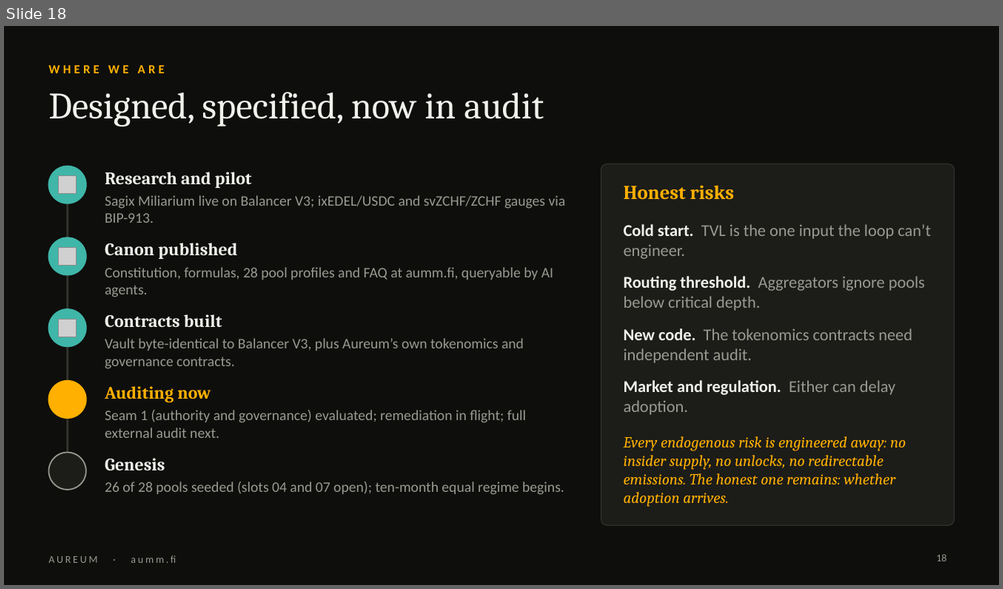
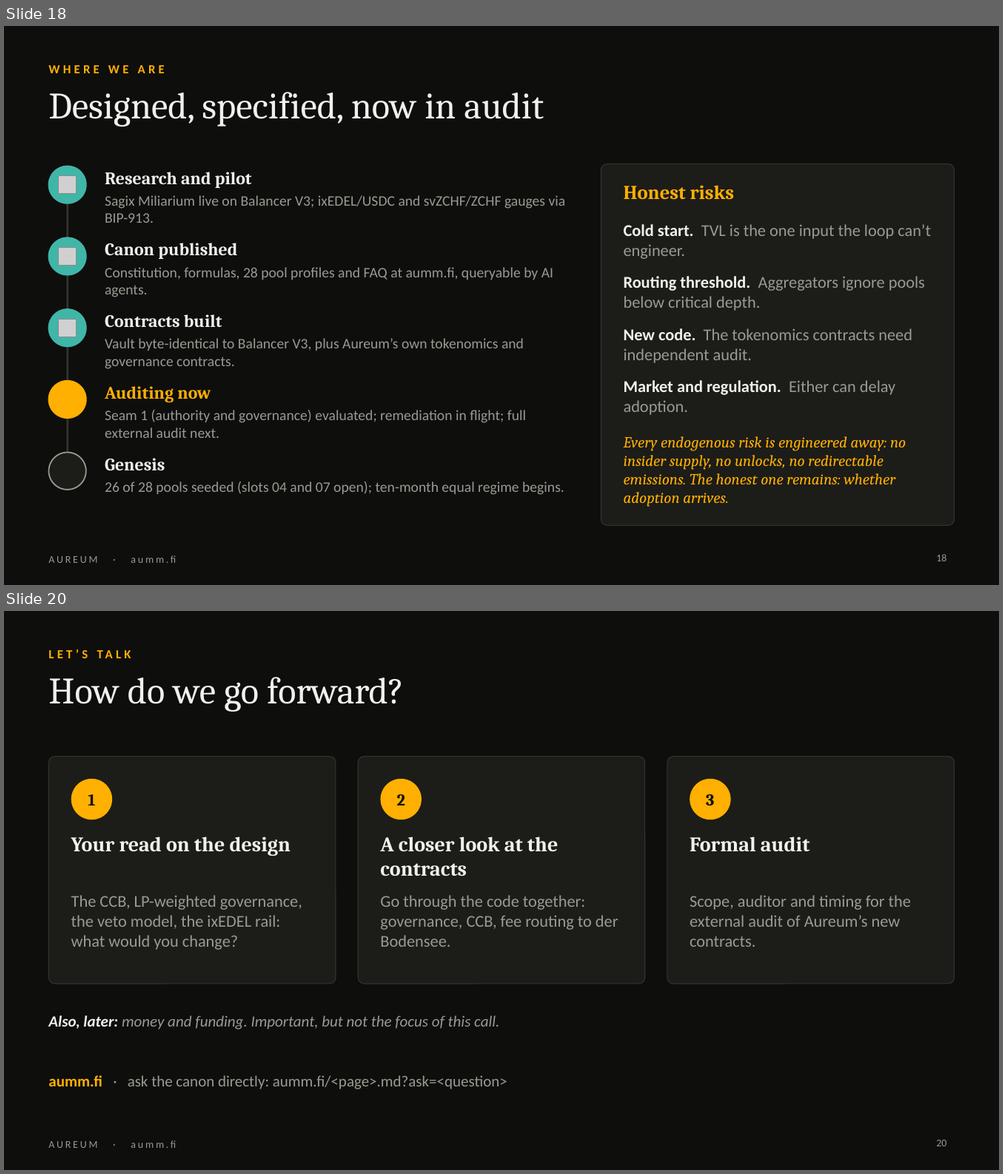
Before and after one commit to aummfi-bit/aumm-site, a slide deck: decks/Aureum_Intro_Nevin.pptx. Shown one above the other, each under a label of ours: slide 18 before the commit, slides 18 and 20 after it; the slides between them are not shown. The pictures are 1003x589 and 1003x1174 pixels, drawn with LibreOffice and Linux fonts; fonts in the diff are those of the drawing; grey boxes stand for pictures; background and template pictures are left out. Boxes give left, top, right and bottom in pixels: in the first picture for what was removed or moved away, otherwise in the second. Text is boxed around its words. In the diff, an @@ line names an element or a change of style, - is before the commit and + after.

```diff
--- a/decks/Aureum_Intro_Nevin.pptx
+++ b/decks/Aureum_Intro_Nevin.pptx
@@ slide 20 added at (4,611,999,1170), background #0E0E0C; not listed: 1 template element that a slide beside it also shows @@
@@ text added at (82,650,88,658), 12 pt, text #FFB000, bold @@
+LET’S TALK
@@ title added at (48,677,404,712), 36 pt, text #F0F0EC @@
+How do we go forward?
@@ rounded rectangle added at (48,757,336,984), fill #1C1C19, outline #34342E 0.75 pt @@
@@ rounded rectangle added at (358,757,644,984), fill #1C1C19, outline #34342E 0.75 pt @@
@@ rounded rectangle added at (667,757,954,984), fill #1C1C19, outline #34342E 0.75 pt @@
@@ ellipse added at (71,779,112,820), fill #FFB000, 16 pt, text #0E0E0C, bold @@
+1
@@ ellipse added at (380,779,421,820), fill #FFB000, 16 pt, text #0E0E0C, bold @@
+2
@@ ellipse added at (690,779,731,820), fill #FFB000, 16 pt, text #0E0E0C, bold @@
+3
@@ text added at (71,837,291,856), 20 pt, text #F0F0EC, bold @@
+Your read on the design
@@ text added at (380,837,558,877), 20 pt, text #F0F0EC, bold @@
+A closer look at the contracts
@@ text added at (689,837,810,851), 20 pt, text #F0F0EC, bold @@
+Formal audit
@@ text added at (71,895,302,950), 16 pt, text #9A9A92 @@
+The CCB, LP-weighted governance, the veto model, the ixEDEL rail: what would you change?
@@ text added at (380,895,618,947), 16 pt, text #9A9A92 @@
+Go through the code together: governance, CCB, fee routing to der Bodensee.
@@ text added at (689,895,910,947), 16 pt, text #9A9A92 @@
+Scope, auditor and timing for the external audit of Aureum’s new contracts.
@@ text added at (48,1016,499,1030), 15 pt, text #9A9A92, italic @@
+Also, later: money and funding. Important, but not the focus of this call.
@@ text added at (48,1076,507,1090), 15 pt, text #9A9A92 @@
+aumm.fi · ask the canon directly: aumm.fi/<page>.md?ask=<question>
@@ page number added at (936,1140,946,1147), 10 pt, text #9A9A92 @@
+20
```
Also in this commit, not shown: 1 other slide added, 1 slide removed, 1 other file.
